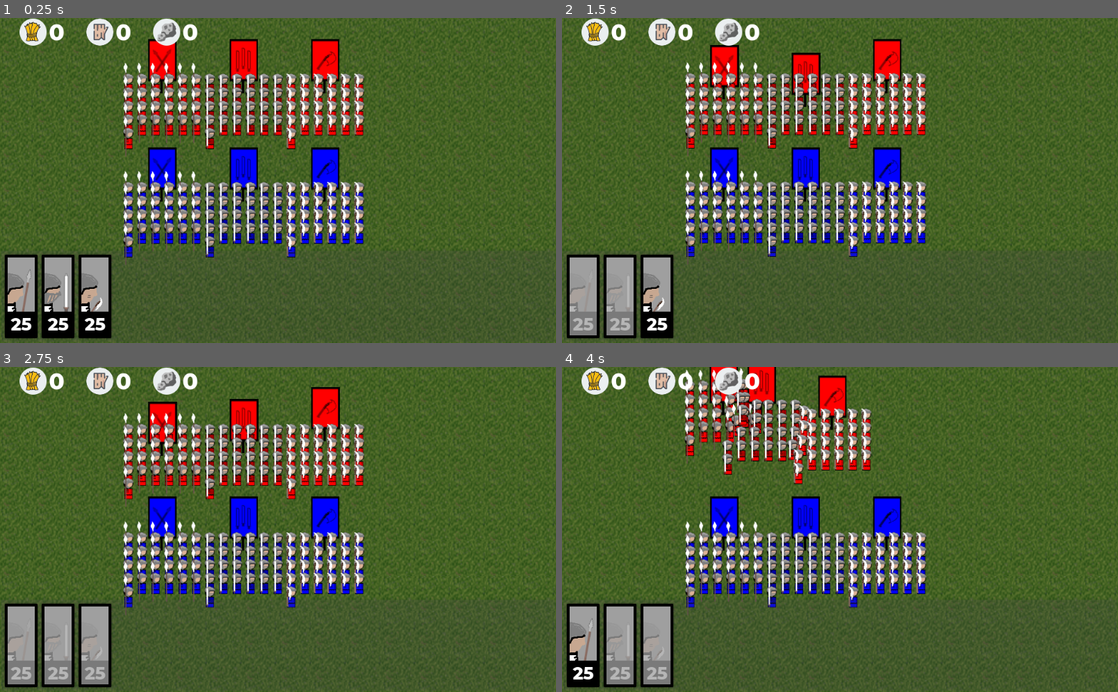
Above: before the commit, frames 1-4 (two rows, left to right).
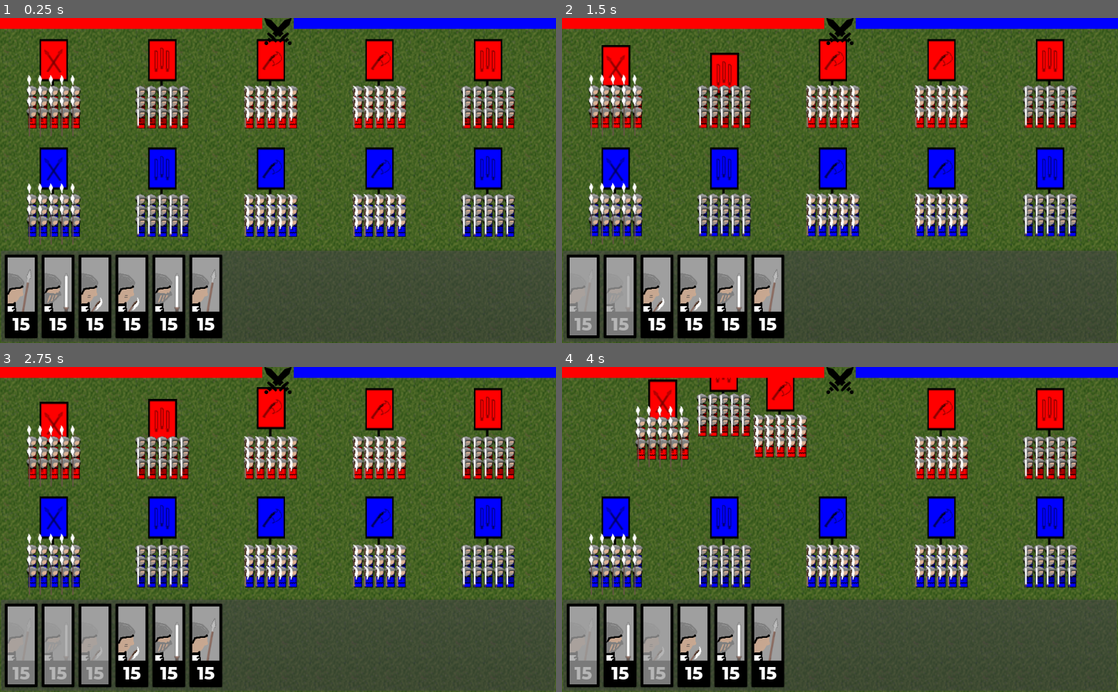
Above: after the commit, the same moments.

Repository: renosyah/colony
Game: Godot game, scene res://asset/scene/game/game.tscn
Same seed, same stepped clock (60 frames per second), same inputs: the game is played once before the commit and once after it.
Inputs (mouse positions are in pixels of both pictures, inside the frame that each line leads up to):
- Up to frame 1 (0.25 s): no input
- Up to frame 2 (1.5 s): drag from (584, 297) to (723, 57) at 0.52 s; drag from (617, 297) to (723, 57) at 1.27 s
- Up to frame 3 (2.75 s): move the mouse to (94, 646) at 2.02 s; click (94, 646) at 2.17 s
- Up to frame 4 (4 s): drag from (723, 406) to (884, 406) at 2.77 s; drag from (778, 393) to (723, 513) at 3.52 s

The runs differ from the first frame. In frame 1, 36% of the frame differs, in the area x 0-100%, y 0-99%; in frame 2, 36%; in frame 3, 36%; in frame 4, 35%.

Commit message:
battle example

Diff:
--- a/asset/military/squad/squad.gd
+++ b/asset/military/squad/squad.gd
@@ -7,8 +7,8 @@
 	"description" : "Spearman Squad : medium, cheap, weak",
 	"squad_icon" : "res://asset/ui/icons/squad_icon/icon_squad_spearman.png",
 	"banner_sprite" : "res://asset/ui/banners/squad_banners/banner_spearman.png",
-	"troop_amount" : 25,
-	"formation_space" : 25,
+	"troop_amount" : 15,
+	"formation_space" : 20,
 	"side" : "",
 	"color" : Color(Color.white),
 	"max_speed" : 80.0,
@@ -19,8 +19,8 @@
 	"description" : "Swordman Squad : slow, expensive, strong",
 	"squad_icon" : "res://asset/ui/icons/squad_icon/icon_squad_swordman.png",
 	"banner_sprite" : "res://asset/ui/banners/squad_banners/banner_swordman.png",
-	"troop_amount" : 25,
-	"formation_space" : 25,
+	"troop_amount" : 15,
+	"formation_space" : 20,
 	"side" : "",
 	"color" : Color(Color.white),
 	"max_speed" : 80.0,
@@ -31,24 +31,33 @@
 	"description" : "Axeman Squad : fast, expensive, weak",
 	"squad_icon" : "res://asset/ui/icons/squad_icon/icon_squad_axeman.png",
 	"banner_sprite" : "res://asset/ui/banners/squad_banners/banner_axeman.png",
-	"troop_amount" : 25,
-	"formation_space" : 25,
+	"troop_amount" : 15,
+	"formation_space" : 20,
 	"side" : "",
 	"color" : Color(Color.white),
 	"max_speed" : 90.0,
 	"troop_data" : Troop.TROOP_TYPE_AXEMAN
 }
 
+# const
+const dead_sound = [
+	preload("res://asset/sound/maledeath1.wav"),
+	preload("res://asset/sound/maledeath2.wav"),
+	preload("res://asset/sound/maledeath3.wav"),
+	preload("res://asset/sound/maledeath4.wav"),
+]
+
 signal on_squad_ready(squad)
 signal on_squad_click()
 signal on_squad_dead(squad)
-signal on_squad_troop_dead(troop_left)
+signal on_squad_troop_dead(side,troop_left)
 
 onready var rng = RandomNumberGenerator.new()
 onready var _animation = $AnimationPlayer
 onready var _troop_holder = $troop_holder
 onready var _banner = $banner
-onready var _field_of_view = $Area2D/CollisionShape2D
+onready var _field_of_view = $Area2D
+onready var _audio = $AudioStreamPlayer2D
 
 var targets = []
 var is_move = false
@@ -84,8 +93,7 @@
 		if distance_to_waypoint > min_area_waypoint:
 			velocity = direction * data.max_speed * _delta
 
-		if velocity != Vector2.ZERO:
-			update_troop_position()
+		update_troop_position(velocity != Vector2.ZERO)
 
 		move_and_collide(velocity)
 
@@ -117,14 +125,17 @@
 			unit_pos.y += space_between_units
 			unit_pos.x = Vector2.ZERO.x - space_between_units * square_side_size / 2
 
-func update_troop_position():
+func update_troop_position(is_set):
 	var number_of_unit =  (_troop_holder.get_children().size() - 1)
 	var square_side_size = round(sqrt(number_of_unit))
 	var space_between_units = data.formation_space
 	var unit_pos = position - space_between_units * Vector2(square_side_size/2,square_side_size/2)
 
 	for child in _troop_holder.get_children():
-		child.rally_point = unit_pos
+		if is_set:
+			child.rally_point = unit_pos
+		else:
+			child.rally_point = null
 
 		unit_pos.x += space_between_units
 		if unit_pos.x > (position.x + square_side_size * space_between_units / 2):
@@ -132,11 +143,12 @@
 			unit_pos.x = position.x - space_between_units * square_side_size / 2
 
 func update_troop_target():
-	if targets.size() == 0:
-		return
 	rng.randomize()
 	for child in _troop_holder.get_children():
-		child.target = targets[rng.randf_range(0,targets.size())]
+		if targets.size() <= 0:
+			child.target = null
+		else:
+			child.target = targets[rng.randf_range(0,targets.size())]
 
 func _on_Area2D_body_entered(body):
 	if body is Troop and body.data.side != data.side:
@@ -144,11 +156,11 @@
 		update_troop_target()
 
 func _on_timer_reset_target_timeout():
-	_field_of_view.disabled = true
-	_field_of_view.disabled = false
+	update_troop_target()
 
 func _on_troop_dead():
-	emit_signal("on_squad_troop_dead", (_troop_holder.get_children().size() - 1))
+	emit_signal("on_squad_troop_dead",data.side, (_troop_holder.get_children().size() - 1))
+	play_dead_sound()
 	if _troop_holder.get_children().size() <= 1:
 		emit_signal("on_squad_dead",self)
 		queue_free()
@@ -157,3 +169,8 @@
 func _on_area_click_input_event(viewport, event, shape_idx):
 	if event is InputEventScreenTouch or (event is InputEventMouseButton and event.is_pressed()):
 		emit_signal("on_squad_click")
+
+func play_dead_sound():
+	rng.randomize()
+	_audio.stream = dead_sound[rng.randf_range(0,dead_sound.size())]
+	_audio.play()
--- a/asset/military/squad/squad.tscn
+++ b/asset/military/squad/squad.tscn
@@ -12,7 +12,7 @@
 loop = true
 
 [sub_resource type="RectangleShape2D" id=3]
-extents = Vector2( 49.8754, 81.1762 )
+extents = Vector2( 31.2908, 93.9267 )
 
 [sub_resource type="CircleShape2D" id=4]
 radius = 85.3006
@@ -42,7 +42,7 @@
 [node name="area_click" type="Area2D" parent="."]
 
 [node name="CollisionShape2D" type="CollisionShape2D" parent="area_click"]
-position = Vector2( -1.61673, -128.93 )
+position = Vector2( -0.672851, -114.772 )
 shape = SubResource( 3 )
 
 [node name="regroup_time" type="Timer" parent="."]
@@ -54,6 +54,8 @@
 [node name="CollisionShape2D" type="CollisionShape2D" parent="Area2D"]
 shape = SubResource( 4 )
 
+[node name="AudioStreamPlayer2D" type="AudioStreamPlayer2D" parent="."]
+
 [node name="timer_reset_target" type="Timer" parent="."]
 autostart = true
 [connection signal="input_event" from="area_click" to="." method="_on_area_click_input_event"]
--- a/asset/military/troop/troop.gd
+++ b/asset/military/troop/troop.gd
@@ -6,7 +6,7 @@
 	"attack_damage" : 8.0,
 	"hit_point" : 80.0,
 	"range_attack" : 60,
-	"attack_speed" : 1.0,
+	"attack_speed" : 2.0,
 	"side" : "",
 	"color" : Color(Color.red),
 	"max_speed" : 130.0,
@@ -16,9 +16,9 @@
 }
 const TROOP_TYPE_SWORDMAN = {
 	"attack_damage" : 10.0,
-	"hit_point" : 140.0,
+	"hit_point" : 120.0,
 	"range_attack" : 20,
-	"attack_speed" : 1.5,
+	"attack_speed" : 2.5,
 	"side" : "",
 	"color" : Color(Color.red),
 	"max_speed" : 110.0,
@@ -30,10 +30,10 @@
 	"attack_damage" : 12.0,
 	"hit_point" : 40.0,
 	"range_attack" : 20,
-	"attack_speed" : 0.3,
+	"attack_speed" : 1.3,
 	"side" : "",
 	"color" : Color(Color.red),
-	"max_speed" : 160.0,
+	"max_speed" : 140.0,
 	"body_sprite" : "res://asset/military/uniform/light_armor.png",
 	"head_sprite" : "res://asset/military/uniform/light_armor_helm.png",
 	"weapon_sprite":"res://asset/military/weapon/axe.png"
@@ -41,9 +41,11 @@
 
 # const
 const combats_sound = [
-	preload("res://asset/sound/stab1.wav"),
-	preload("res://asset/sound/stab2.wav"),
-	preload("res://asset/sound/stab3.wav")
+	preload("res://asset/sound/fight1.wav"),
+	preload("res://asset/sound/fight2.wav"),
+	preload("res://asset/sound/fight3.wav"),
+	preload("res://asset/sound/fight4.wav"),
+	preload("res://asset/sound/fight5.wav")
 ]
 
 signal on_troop_dead()
--- a/asset/scene/game/game.gd
+++ b/asset/scene/game/game.gd
@@ -1,31 +1,54 @@
 extends Node2D
+
+signal army_ready(side,color,total_troop)
 
 onready var game_ui = $game_ui
 
 # Called when the node enters the scene tree for the first time.
 func _ready():
-	var my_pos = [Vector2(300, 200.0),Vector2(450, 200.0),Vector2(600, 200.0)]
-	var enemy_pos = [Vector2(300, 400.0),Vector2(450, 400.0),Vector2(600, 400.0)]
-	var squad_types = [Squad.SQUAD_TYPE_SPEARMAN,Squad.SQUAD_TYPE_SWORDMAN,Squad.SQUAD_TYPE_AXEMAN]
+	var my_pos = [
+		Vector2(100, 200.0),
+		Vector2(300, 200.0),
+		Vector2(500, 200.0),
+		Vector2(700, 200.0),
+		Vector2(900, 200.0),
+		Vector2(1100, 200.0)
+	]
+	var enemy_pos = [
+		Vector2(100, 400.0),
+		Vector2(300, 400.0),
+		Vector2(500, 400.0),
+		Vector2(700, 400.0),
+		Vector2(900, 400.0),
+		Vector2(1100, 400.0)
+	]
+	var squad_types = [
+		Squad.SQUAD_TYPE_SPEARMAN,
+		Squad.SQUAD_TYPE_SWORDMAN,
+		Squad.SQUAD_TYPE_AXEMAN,
+		Squad.SQUAD_TYPE_AXEMAN,
+		Squad.SQUAD_TYPE_SWORDMAN,
+		Squad.SQUAD_TYPE_SPEARMAN
+	]
 
 	var post_troop = 0
 	for pos in my_pos:
 		spawn_squad(pos,squad_types[post_troop])
 		post_troop += 1
+	emit_signal("army_ready", "red",Color(Color.red),90.0)
 
 	var post_troop2 = 0
 	for pos in enemy_pos:
 		spawn_enemy_squad(pos,squad_types[post_troop2])
 		post_troop2 += 1
-
-	#spawn_resources()
-	#spawn_depot()
+	emit_signal("army_ready", "blue" ,Color(Color.blue),90.0)
 
 func spawn_squad(pos,squad_type):
 	var squad = preload("res://asset/military/squad/squad.tscn").instance()
 	squad.position = pos
 	squad.connect("on_squad_ready",game_ui,"_on_squad_on_squad_ready")
 	squad.connect("on_squad_dead",game_ui,"_on_squad_on_squad_dead")
+	squad.connect("on_squad_troop_dead",game_ui,"_on_squad_troop_dead")
 	squad.data = squad_type.duplicate()
 	squad.data.side = "red"
 	squad.data.color = Color(Color.red)
@@ -34,33 +57,8 @@
 func spawn_enemy_squad(pos,squad_type):
 	var squad = preload("res://asset/military/squad/squad.tscn").instance()
 	squad.position = pos
+	squad.connect("on_squad_troop_dead",game_ui,"_on_squad_troop_dead")
 	squad.data = squad_type.duplicate()
 	squad.data.side = "blue"
 	squad.data.color = Color(Color.blue)
 	add_child(squad)
-
-
-func spawn_depot():
-	var depot = preload("res://asset/collector/depot/collector_building.tscn").instance()
-	depot.position = Vector2(140.0, 300.0)
-	depot.connect("resource_collected",game_ui,"_on_resource_collected")
-	add_child(depot)
-
-func spawn_resources():
-	var farm = preload("res://asset/resources/resource.tscn").instance()
-	farm.position = Vector2(865.0, 80.0)
-	farm.data.type = Resources.RESOURCES_TYPE_FOOD
-	farm.data.amount = 50.0
-	add_child(farm)
-
-	var tree = preload("res://asset/resources/resource.tscn").instance()
-	tree.position = Vector2(860.0, 300.0)
-	tree.data.type = Resources.RESOURCES_TYPE_WOOD
-	tree.data.amount = 50.0
-	add_child(tree)
-
-	var ore = preload("res://asset/resources/resource.tscn").instance()
-	ore.position = Vector2(865.0, 530.0)
-	ore.data.type = Resources.RESOURCES_TYPE_MINERAL
-	ore.data.amount = 50.0
-	add_child(ore)
--- a/asset/scene/game/game.tscn
+++ b/asset/scene/game/game.tscn
@@ -59,3 +59,4 @@
 tile_data = PoolIntArray( -393225, 1, 0, -393224, 1, 0, -393223, 1, 0, -393222, 1, 0, -393221, 1, 0, -393220, 1, 0, -39 …(10879 unchanged characters)…
 
 [node name="game_ui" parent="." instance=ExtResource( 3 )]
+[connection signal="army_ready" from="." to="game_ui" method="_on_game_army_ready"]
--- a/asset/scene/game_ui/game_ui.gd
+++ b/asset/scene/game_ui/game_ui.gd
@@ -1,18 +1,28 @@
 extends Node2D
 
 onready var _squad_panel = $CanvasLayer/VBoxContainer/HBoxContainer2/ScrollContainer/HBoxContainer
+onready var _top_bar = $CanvasLayer/VBoxContainer/HBoxContainer
 
+onready var _armies_bar = {
+	"red" : $CanvasLayer/VBoxContainer/HBoxContainer/left_bar,
+	"blue" : $CanvasLayer/VBoxContainer/HBoxContainer/right_bar
+}
 var _squad_in_command = []
 var _selected_squad = []
-
-var _amount_food = 0
-var _amount_wood = 0
-var _amount_ore = 0
-
 
 # Called when the node enters the scene tree for the first time.
 func _ready():
 	pass # Replace with function body.
+
+
+func _on_game_army_ready(side, color, total_troop):
+	_armies_bar[side].max_value = total_troop
+	_armies_bar[side].value = total_troop
+	_armies_bar[side].self_modulate = color
+
+func _on_squad_troop_dead(side,troop_left):
+	var army_hp = _armies_bar[side]
+	_armies_bar[side].value = max(0,army_hp.value - 1)
 
 func _on_Control_gui_input(event):
 
@@ -57,21 +67,3 @@
 		_selected_squad.erase(squad)
 	else:
 		_selected_squad.append(squad)
-
-func _on_resource_collected(type, amount):
-	match type:
-		Resources.RESOURCES_TYPE_FOOD:
-			_amount_food += amount
-			$CanvasLayer/VBoxContainer/HBoxContainer/HBoxContainer/Label.text = kFormatter(_amount_food)
-		Resources.RESOURCES_TYPE_WOOD:
-			_amount_wood += amount
-			$CanvasLayer/VBoxContainer/HBoxContainer/HBoxContainer2/Label2.text = kFormatter(_amount_wood)
-		Resources.RESOURCES_TYPE_MINERAL:
-			_amount_ore += amount
-			$CanvasLayer/VBoxContainer/HBoxContainer/HBoxContainer3/Label3.text = kFormatter(_amount_ore)
-
-func kFormatter(num):
-	if abs(num) > 999:
-		return str(sign(num) * stepify((abs(num)/1000),1)) + 'k'
-	else:
-		return str(sign(num)*abs(num))
--- a/asset/scene/game_ui/game_ui.tscn
+++ b/asset/scene/game_ui/game_ui.tscn
@@ -1,11 +1,9 @@
-[gd_scene load_steps=7 format=2]
+[gd_scene load_steps=5 format=2]
 
-[ext_resource path="res://asset/ui/fonts/montserrat_eb_48.tres" type="DynamicFont" id=1]
+[ext_resource path="res://asset/ui/bar/bar.png" type="Texture" id=1]
 [ext_resource path="res://asset/scene/game_ui/game_ui.gd" type="Script" id=2]
-[ext_resource path="res://asset/resources/mineral/ore-icon.png" type="Texture" id=3]
-[ext_resource path="res://asset/resources/farm/hay-icon.png" type="Texture" id=4]
+[ext_resource path="res://asset/ui/icons/target_sword.png" type="Texture" id=3]
 [ext_resource path="res://asset/util/mobile_camera.gd" type="Script" id=5]
-[ext_resource path="res://asset/resources/tree/wood-icon.png" type="Texture" id=6]
 
 [node name="game_ui" type="Node2D"]
 script = ExtResource( 2 )
@@ -26,95 +24,52 @@
 
 [node name="HBoxContainer" type="HBoxContainer" parent="CanvasLayer/VBoxContainer"]
 margin_right = 1024.0
-margin_bottom = 52.0
-rect_min_size = Vector2( 0, 40 )
+margin_bottom = 50.0
+rect_min_size = Vector2( 0, 20 )
 __meta__ = {
 "_edit_use_anchors_": false
 }
 
-[node name="HBoxContainer" type="HBoxContainer" parent="CanvasLayer/VBoxContainer/HBoxContainer"]
-margin_right = 119.0
-margin_bottom = 52.0
+[node name="left_bar" type="TextureProgress" parent="CanvasLayer/VBoxContainer/HBoxContainer"]
+self_modulate = Color( 1, 0, 0, 1 )
+margin_right = 483.0
+margin_bottom = 20.0
+rect_min_size = Vector2( 0, 20 )
+size_flags_horizontal = 3
+size_flags_vertical = 2
+value = 100.0
+texture_progress = ExtResource( 1 )
+fill_mode = 1
+nine_patch_stretch = true
 
-[node name="Label3" type="Label" parent="CanvasLayer/VBoxContainer/HBoxContainer/HBoxContainer"]
-margin_top = 19.0
-margin_right = 32.0
-margin_bottom = 33.0
-text = "        "
+[node name="TextureRect" type="TextureRect" parent="CanvasLayer/VBoxContainer/HBoxContainer"]
+margin_left = 487.0
+margin_right = 537.0
+margin_bottom = 50.0
+rect_min_size = Vector2( 20, 20 )
+texture = ExtResource( 3 )
 
-[node name="Sprite" type="TextureRect" parent="CanvasLayer/VBoxContainer/HBoxContainer/HBoxContainer"]
-margin_left = 36.0
-margin_right = 86.0
-margin_bottom = 52.0
-texture = ExtResource( 4 )
-stretch_mode = 6
-
-[node name="Label" type="Label" parent="CanvasLayer/VBoxContainer/HBoxContainer/HBoxContainer"]
-margin_left = 90.0
-margin_right = 119.0
-margin_bottom = 52.0
-custom_fonts/font = ExtResource( 1 )
-text = "0"
-
-[node name="HBoxContainer2" type="HBoxContainer" parent="CanvasLayer/VBoxContainer/HBoxContainer"]
-margin_left = 123.0
-margin_right = 242.0
-margin_bottom = 52.0
-
-[node name="Label" type="Label" parent="CanvasLayer/VBoxContainer/HBoxContainer/HBoxContainer2"]
-margin_top = 19.0
-margin_right = 32.0
-margin_bottom = 33.0
-text = "        "
-
-[node name="Sprite2" type="TextureRect" parent="CanvasLayer/VBoxContainer/HBoxContainer/HBoxContainer2"]
-margin_left = 36.0
-margin_right = 86.0
-margin_bottom = 52.0
-texture = ExtResource( 6 )
-stretch_mode = 6
-
-[node name="Label2" type="Label" parent="CanvasLayer/VBoxContainer/HBoxContainer/HBoxContainer2"]
-margin_left = 90.0
-margin_right = 119.0
-margin_bottom = 52.0
-custom_fonts/font = ExtResource( 1 )
-text = "0"
-
-[node name="HBoxContainer3" type="HBoxContainer" parent="CanvasLayer/VBoxContainer/HBoxContainer"]
-margin_left = 246.0
-margin_right = 365.0
-margin_bottom = 52.0
-
-[node name="Label4" type="Label" parent="CanvasLayer/VBoxContainer/HBoxContainer/HBoxContainer3"]
-margin_top = 19.0
-margin_right = 32.0
-margin_bottom = 33.0
-text = "        "
-
-[node name="Sprite3" type="TextureRect" parent="CanvasLayer/VBoxContainer/HBoxContainer/HBoxContainer3"]
-margin_left = 36.0
-margin_right = 86.0
-margin_bottom = 52.0
-texture = ExtResource( 3 )
-stretch_mode = 6
-
-[node name="Label3" type="Label" parent="CanvasLayer/VBoxContainer/HBoxContainer/HBoxContainer3"]
-margin_left = 90.0
-margin_right = 119.0
-margin_bottom = 52.0
-custom_fonts/font = ExtResource( 1 )
-text = "0"
+[node name="right_bar" type="TextureProgress" parent="CanvasLayer/VBoxContainer/HBoxContainer"]
+self_modulate = Color( 0.0784314, 0, 1, 1 )
+margin_left = 541.0
+margin_right = 1024.0
+margin_bottom = 20.0
+rect_min_size = Vector2( 0, 20 )
+size_flags_horizontal = 3
+size_flags_vertical = 2
+value = 100.0
+texture_progress = ExtResource( 1 )
+nine_patch_stretch = true
 
 [node name="Control" type="Control" parent="CanvasLayer/VBoxContainer"]
-margin_top = 56.0
+margin_top = 54.0
 margin_right = 1024.0
 margin_bottom = 482.0
 size_flags_horizontal = 3
 size_flags_vertical = 3
 
 [node name="HBoxContainer2" type="PanelContainer" parent="CanvasLayer/VBoxContainer"]
-self_modulate = Color( 1, 1, 1, 0.215686 )
+self_modulate = Color( 1, 1, 1, 0.52549 )
 margin_top = 486.0
 margin_right = 1024.0
 margin_bottom = 600.0
--- a/asset/scene/game_ui/squad_panel_item/squad_panel_item.gd
+++ b/asset/scene/game_ui/squad_panel_item/squad_panel_item.gd
@@ -27,7 +27,7 @@
 		squad.connect("on_squad_click",self,"_on_squad_click")
 		squad.connect("on_squad_troop_dead",self,"_on_squad_troop_dead")
 
-func _on_squad_troop_dead(troop_left):
+func _on_squad_troop_dead(side,troop_left):
 	_label.text = str(troop_left)
 
 func _on_squad_panel_icon_gui_input(event):
Not shown, added: asset/sound/fight1.wav.import
Not shown, added: asset/sound/fight2.wav.import
Not shown, changed: asset/sound/fight3.wav.import
Not shown, added: asset/sound/fight4.wav.import
Not shown, changed: asset/sound/fight5.wav.import
Not shown, added: asset/sound/maledeath1.wav.import
Not shown, changed: asset/sound/maledeath2.wav.import
Binary file added: asset/ui/bar/bar.png
Not shown, added: asset/ui/bar/bar.png.import
Binary file added: asset/ui/bar/bar_empty.png
Not shown, added: asset/ui/bar/bar_empty.png.import
Binary file added: asset/ui/icons/target_sword.png
(and 11 more such lines)
